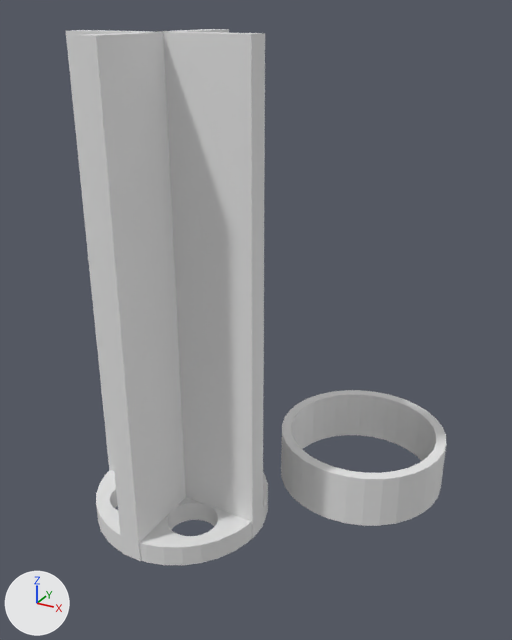
One commit to the Blender file solar_tracker.blend: the scene before it, then after it.
The view is the same before and after, from a 50 mm camera at (50.6, -69.8, 67.4) aimed at (7.5, 8.5, 28.3). Every picture has the same lights, and +X, +Y and +Z are marked at lower left.
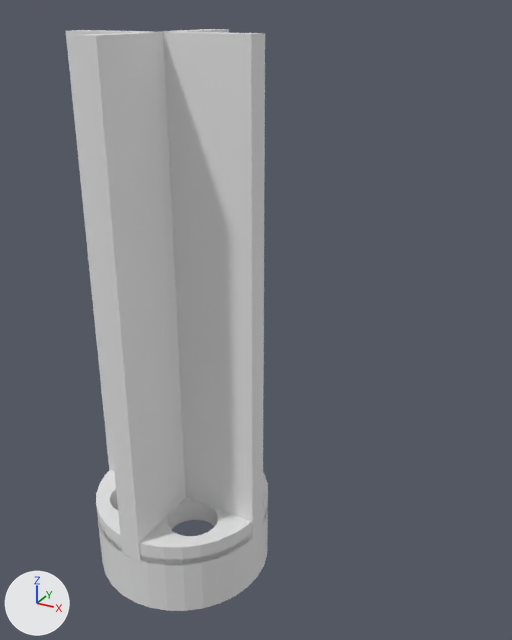
The newer file is also turned or shifted as a whole; pictures and numbers use the older file's frame.

Changed parts and their boxes [x1, y1, x2, y2] in the pictures (512 x 640 px):
'Cylinder', moved, rescaled
    before: [281, 390, 446, 526]
    after: [97, 506, 268, 611]

Edits to the bpy script that builds the scene:
```text
Change ob_cylinder:
    ob_cylinder.location: (20.0, 20.0, 4.0) -> (0.0, 0.0, -3.5)
    ob_cylinder.scale: (12.5, 12.5, 4.0) -> (12.5, 12.5, 4.5)
```
